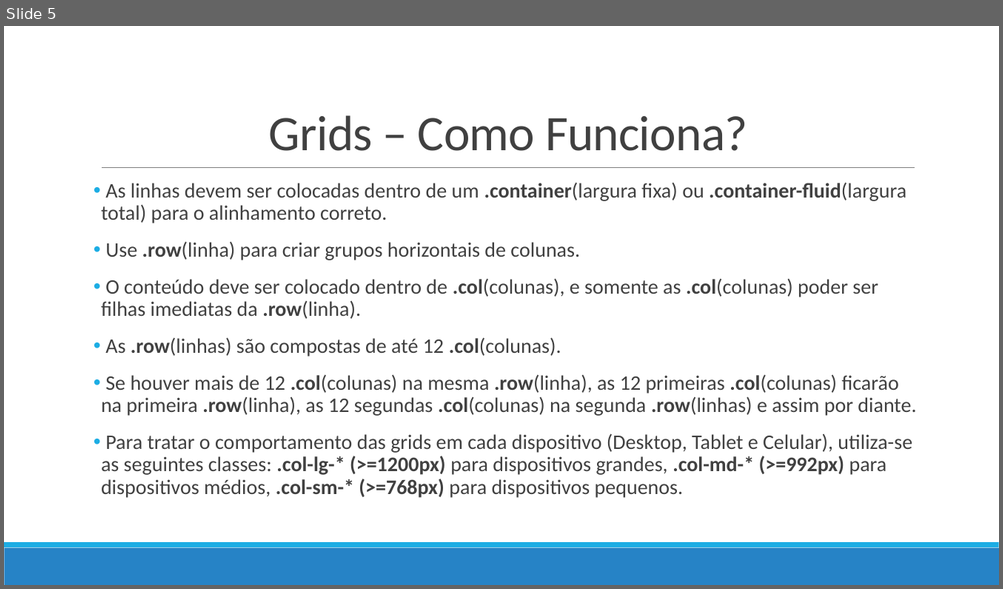
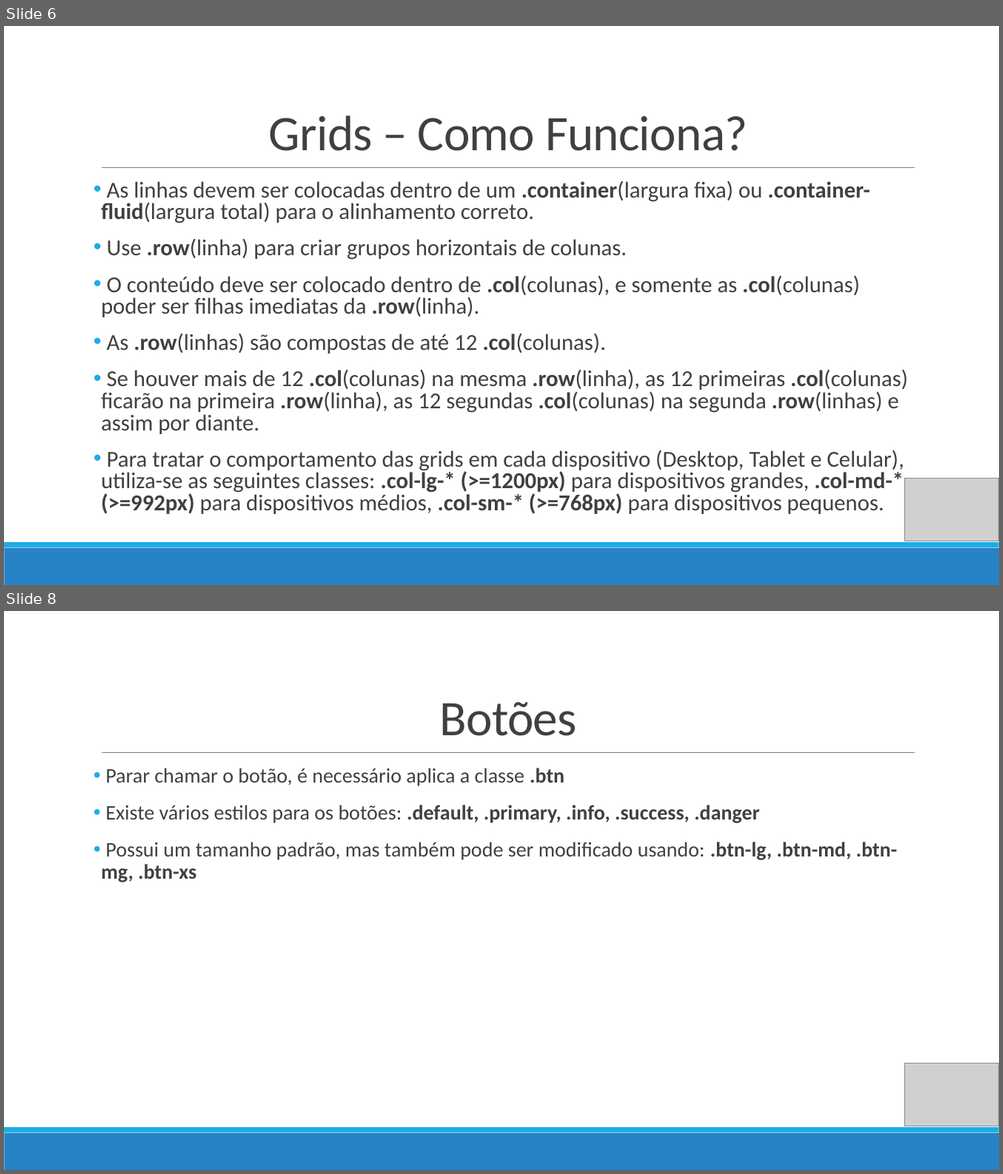
Before and after one commit to V1n1c1us/internetBootstrap, a slide deck: Aula-Bootstrap.pptx. Shown one above the other, each under a label of ours: slide 5 before the commit, slides 6 and 8 after it; the slides between them are not shown. The pictures are 1003x589 and 1003x1174 pixels, drawn with LibreOffice and Linux fonts; fonts in the diff are those of the drawing; grey boxes stand for pictures. Boxes give left, top, right and bottom in pixels: in the first picture for what was removed or moved away, otherwise in the second. Text is boxed around its words. In the diff, an @@ line names an element or a change of style, - is before the commit and + after.

```diff
--- a/Aula-Bootstrap.pptx
+++ b/Aula-Bootstrap.pptx
@@ slide 8 added at [4, 611, 999, 1170], background #FFFFFF; not listed: 3 template elements that a slide beside it also shows @@
@@ title added at [440, 702, 577, 736], 48 pt, text #404040 @@
+Botões
@@ text added at [101, 768, 897, 883], 20 pt, text #404040 @@
+• Parar chamar o botão, é necessário aplica a classe .btn
+• Existe vários estilos para os botões: .default, .primary, .info, .success, .danger
+• Possui um tamanho padrão, mas também pode ser modificado usando: .btn-lg, .btn-md, .btn-mg, .btn-xs
@@ picture added at [905, 1063, 999, 1127] @@
@@ what was slide 5 is now slide 6 @@
@@ slide 6 changed as well @@
@@ text "As linhas devem ser colocadas ..." at [101, 181, 908, 514]: size 20 to 22 pt; line spacing 0.9 to 0.8 @@
@@ picture added at [905, 478, 999, 542] @@
```
Also in this commit, not shown: 4 other slides changed, 8 other slides added, 1 slide removed.
